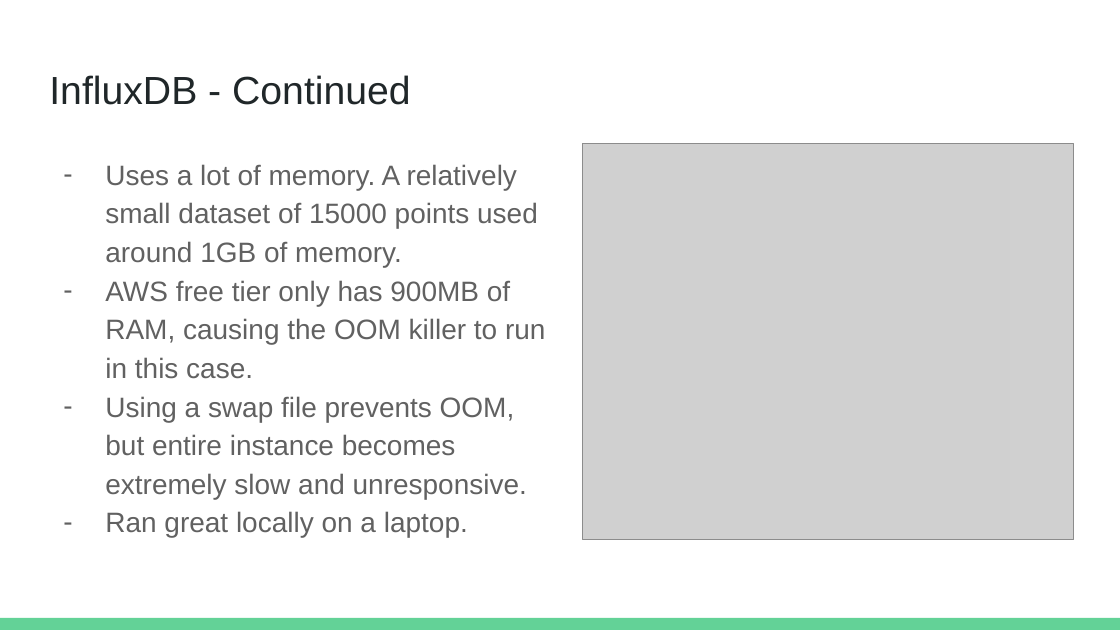
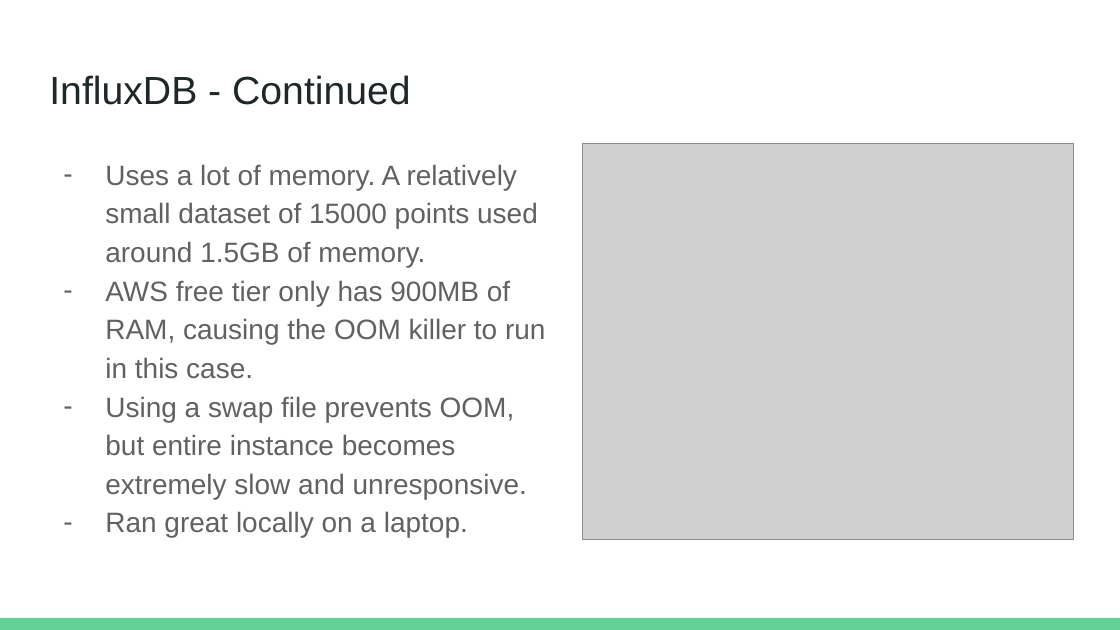
Before and after one commit to efjimm/MEMP, a slide deck: slide 17 of slides.pptx. Drawn at 1120x630 pixels with LibreOffice and Linux fonts; fonts in the diff are those of the drawing; grey boxes stand for pictures. Boxes give left, top, right and bottom in pixels: in the first picture for what was removed or moved away, otherwise in the second. Text is boxed around its words. In the diff, an @@ line names an element or a change of style, - is before the commit and + after.

Commit message:
Update slides

```diff
--- a/slides.pptx
+++ b/slides.pptx
@@ text at (x1=105, y1=164, x2=538, y2=267): text changed @@
-– Uses a lot of memory. A relatively small dataset of 15000 points used around 1GB of memory.
+– Uses a lot of memory. A relatively small dataset of 15000 points used around 1.5GB of memory.
```
Also in this commit, not shown: 1 slide removed.
